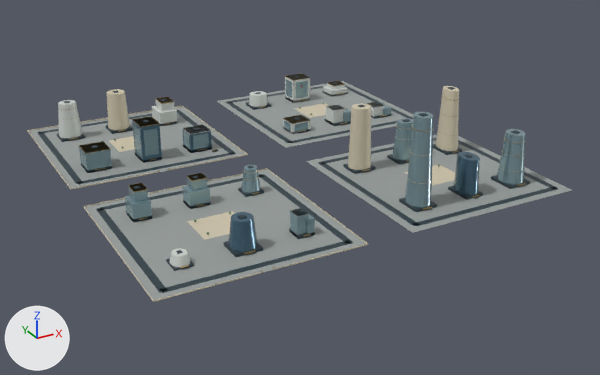
The glTF model web/public/assets/3d/ampliworld/GC-CITY-2030/GC-TILE-09-06.glb: old version first, new version second.
Before and after are seen from a 50 mm camera at (-1667.0, 7696.0, 581.0) aimed at (-986.0, 8934.0, -38.0). Arrows for +X, +Y and +Z are at lower left; the lights stay in place. The picture after the commit comes second. Where no turn or scale is listed for an object, it has been applied to the vertices. Vertices at exactly the same position are counted once.

The first picture shows 'GC-TILE-09-06-blue', 'GC-TILE-09-06-dark', 'GC-TILE-09-06-glass', 'GC-TILE-09-06-gold', 'GC-TILE-09-06-ivory', 'GC-TILE-09-06-paving', 'GC-TILE-09-06-white'.
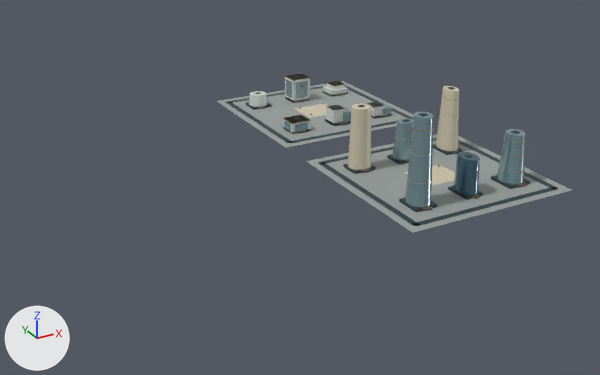
Diff of the bpy script that builds the scene:
```diff
--- a/web/public/assets/3d/ampliworld/GC-CITY-2030/GC-TILE-09-06.glb.py
+++ b/web/public/assets/3d/ampliworld/GC-CITY-2030/GC-TILE-09-06.glb.py
@@ me_mesh_0 @@
-me_mesh_0.from_pydata(...)  # 32 vertices, 48 faces; spans x -1379.0..-621.0, y 8621.0..9379.0, z 0.0
+me_mesh_0.from_pydata(...)  # 16 vertices, 24 faces; spans x -959.0..-621.0, y 8621.0..9379.0, z 0.0
+# me_mesh_0 part 1: the loose piece of 8 vertices spanning x -1379.0..-1041.0, y 9041.0..9379.0, z 0.0 is deleted
+# me_mesh_0 part 2: the loose piece of 8 vertices spanning x -1379.0..-1041.0, y 8621.0..8959.0, z 0.0 is deleted
 me_mesh_0.materials.append(mat_paving)
@@ me_mesh_1 @@
-me_mesh_1.from_pydata(...)  # 520 vertices, 780 faces; spans x -1364.0..-636.0, y 8636.0..9364.0, z 0.0..158.0
+me_mesh_1.from_pydata(...)  # 256 vertices, 384 faces; spans x -944.0..-636.0, y 8636.0..9364.0, z 0.0..158.0
+# me_mesh_1 part 3: 33 loose pieces with 264 vertices, spanning x -1364.0..-1056.0, y 8636.0..9364.0, z 0.0..81.0, are deleted
 me_mesh_1.materials.append(mat_dark)
@@ me_mesh_2 @@
-me_mesh_2.from_pydata(...)  # 178 vertices, 288 faces; spans x -1380.0..-673.0, y 8620.0..9380.0, z 0.0..123.0
+me_mesh_2.from_pydata(...)  # 60 vertices, 104 faces; spans x -911.0..-673.0, y 8754.0..9246.0, z 0.0..123.0
+# me_mesh_2 part 4: 13 loose pieces with 118 vertices, spanning x -1380.0..-1040.0, y 8620.0..9380.0, z 0.0..80.0, are deleted
 me_mesh_2.materials.append(mat_ivory)
@@ me_mesh_5 @@
-me_mesh_5.from_pydata(...)  # 1160 vertices, 1992 faces; spans x -1333.0..-670.0, y 8620.0..9324.0, z 0.0..135.0
+me_mesh_5.from_pydata(...)  # 582 vertices, 1020 faces; spans x -912.0..-670.0, y 8673.0..9322.0, z 4.0..135.0
+# me_mesh_5 part 6: 46 loose pieces with 578 vertices, spanning x -1333.0..-1081.0, y 8620.0..9324.0, z 0.0..71.0, are deleted
 me_mesh_5.materials.append(mat_gold)
@@ me_mesh_6 @@
-me_mesh_6.from_pydata(...)  # 162 vertices, 264 faces; spans x -1332.0..-668.0, y 8686.0..9327.0, z 0.0..73.0
+me_mesh_6.from_pydata(...)  # 86 vertices, 136 faces; spans x -912.0..-668.0, y 9102.0..9322.0, z 0.0..53.0
+# me_mesh_6 part 5: 6 loose pieces with 76 vertices, spanning x -1332.0..-1088.0, y 8686.0..9327.0, z 0.0..73.0, are deleted
 me_mesh_6.materials.append(mat_white)
@@ me_mesh_7 @@
-me_mesh_7.from_pydata(...)  # 320 vertices, 508 faces; spans x -1333.0..-668.0, y 8677.0..9322.0, z 0.0..157.0
+me_mesh_7.from_pydata(...)  # 146 vertices, 240 faces; spans x -912.0..-668.0, y 8677.0..9322.0, z 0.0..157.0
+# me_mesh_7 part 7: 20 loose pieces with 174 vertices, spanning x -1333.0..-1088.0, y 8687.0..9146.0, z 0.0..63.0, are deleted
 me_mesh_7.materials.append(mat_glass)
@@ me_mesh_8 @@
-me_mesh_8.from_pydata(...)  # 60 vertices, 104 faces; spans x -1231.0..-774.0, y 8677.0..9146.0, z 0.0..71.0
+me_mesh_8.from_pydata(...)  # 22 vertices, 40 faces; spans x -806.0..-774.0, y 8677.0..8727.0, z 5.0..67.0
+# me_mesh_8 part 8: the loose piece of 22 vertices spanning x -1231.0..-1189.0, y 8680.0..8724.0, z 5.0..51.0 is deleted
+# me_mesh_8 part 9: the loose piece of 8 vertices spanning x -1228.0..-1192.0, y 9098.0..9146.0, z 0.0..71.0 is deleted
+# me_mesh_8 part 10: the loose piece of 8 vertices spanning x -1132.0..-1088.0, y 9102.0..9142.0, z 0.0..39.0 is deleted
 me_mesh_8.materials.append(mat_blue)
```

Boxes (x1, y1, x2, y2) around the edits, measured in the pictures (600 x 375 px):
'GC-TILE-09-06-paving', reshaped (35% narrower, 30% shorter)
    before: (29, 81, 572, 300)
    after: (217, 81, 572, 233)
'GC-TILE-09-06-glass', reshaped (46% narrower, 18% shorter)
    before: (79, 79, 525, 237)
    after: (284, 79, 525, 208)
'GC-TILE-09-06-dark', reshaped (36% narrower, 31% shorter)
    before: (38, 75, 557, 293)
    after: (226, 75, 557, 226)
'GC-TILE-09-06-ivory', reshaped (62% narrower, 54% shorter)
    before: (27, 86, 459, 302)
    after: (294, 86, 459, 185)
'GC-TILE-09-06-white', reshaped (58% narrower, 68% shorter)
    before: (58, 73, 385, 267)
    after: (249, 73, 385, 134)
'GC-TILE-09-06-blue', reshaped (92% narrower, 68% shorter)
    before: (132, 116, 480, 252)
    after: (454, 152, 480, 195)
'GC-TILE-09-06-gold', reshaped (43% narrower, 31% shorter)
    before: (58, 73, 526, 273)
    after: (259, 73, 526, 210)
part 1 of me_mesh_0, deleted
    before: (29, 107, 245, 188)
part 2 of me_mesh_0, deleted
    before: (85, 170, 366, 300)
part 3 of me_mesh_1, deleted
    before: (38, 90, 353, 293)
part 4 of me_mesh_2, deleted
    before: (27, 89, 368, 302)
part 5 of me_mesh_6, deleted
    before: (58, 97, 307, 267)
part 6 of me_mesh_5, deleted
    before: (58, 96, 311, 273)
part 7 of me_mesh_7, deleted
    before: (79, 125, 315, 237)
part 8 of me_mesh_8, deleted (blue)
    before: (228, 212, 258, 252)
part 9 of me_mesh_8, deleted (blue)
    before: (132, 116, 162, 163)
part 10 of me_mesh_8, deleted
    before: (182, 125, 212, 153)
